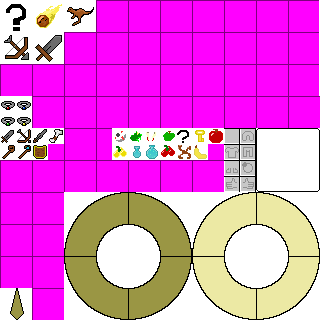
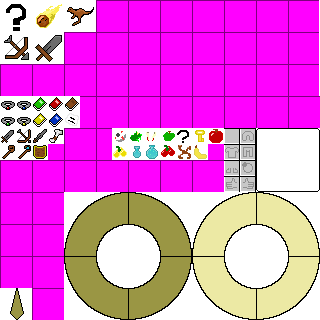
Revision of a layered 320×320 image; what changed, layer by layer:
painted on "Layer #1" over <box>32,96,80,128</box>
